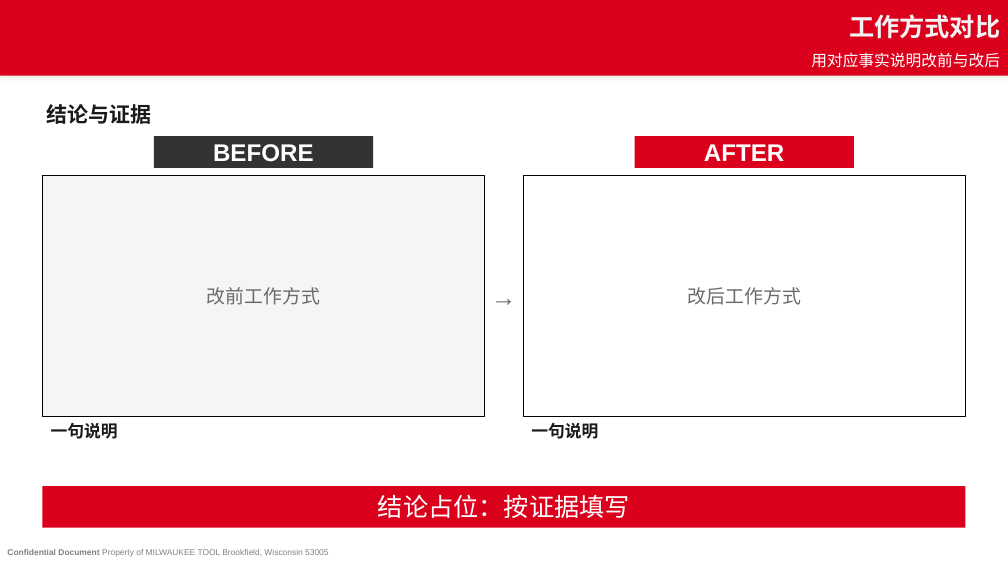
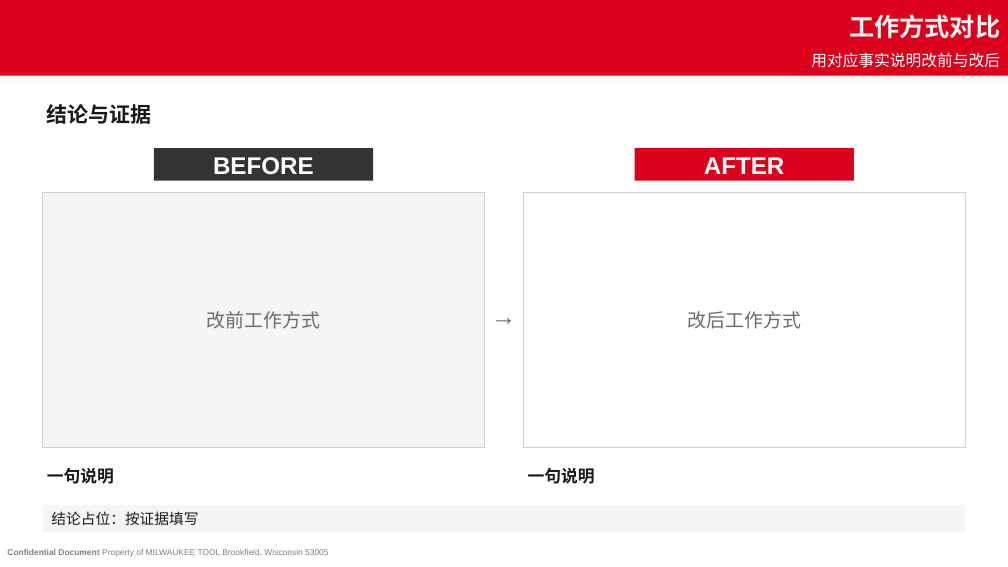
Before and after one commit to WangYiTao0/myskills, a slide deck: slide 4 of skills/milwaukee-ppt/assets/MS_Template.pptx. Drawn at 1008x567 pixels with LibreOffice and Linux fonts; fonts in the diff are those of the drawing; background and template pictures are left out. Boxes give left, top, right and bottom in pixels: in the first picture for what was removed or moved away, otherwise in the second. Text is boxed around its words. In the diff, an @@ line names an element or a change of style, - is before the commit and + after.

```diff
--- a/skills/milwaukee-ppt/assets/MS_Template.pptx
+++ b/skills/milwaukee-ppt/assets/MS_Template.pptx
@@ text "BEFORE": place and size @@
-text "BEFORE" at (154, 136, 374, 168)
+text "BEFORE" at (154, 148, 374, 181)
@@ text "AFTER": place and size @@
-text "AFTER" at (634, 136, 854, 168)
+text "AFTER" at (634, 148, 854, 181)
@@ rectangle: place and size @@
-rectangle at (42, 175, 485, 417)
+rectangle at (42, 193, 485, 448)
@@ rectangle at (42, 193, 485, 448): outline #000000 0.75 pt to #D0D0D0 1 pt @@
@@ rectangle at (523, 193, 966, 448): outline #000000 0.75 pt to #D0D0D0 1 pt @@
@@ rectangle: place and size @@
-rectangle at (523, 175, 966, 417)
+rectangle at (523, 193, 966, 448)
@@ text "改前工作方式": place and size @@
-text "改前工作方式" at (207, 287, 320, 305)
+text "改前工作方式" at (207, 311, 320, 329)
@@ text "改后工作方式": place and size @@
-text "改后工作方式" at (688, 287, 801, 305)
+text "改后工作方式" at (688, 311, 801, 329)
@@ text "→": place and size @@
-text "→" at (486, 278, 522, 315)
+text "→" at (486, 296, 522, 334)
@@ text "一句说明": place and size @@
-text "一句说明" at (51, 423, 118, 439)
+text "一句说明" at (47, 468, 114, 484)
@@ text "一句说明" at (47, 468, 114, 484): vertical alignment top to middle @@
@@ text "一句说明" at (528, 468, 595, 484): vertical alignment top to middle @@
@@ text "一句说明": place and size @@
-text "一句说明" at (531, 423, 598, 439)
+text "一句说明" at (528, 468, 595, 484)
@@ rectangle "结论占位：按证据填写": place and size @@
-rectangle "结论占位：按证据填写" at (42, 486, 966, 528)
+rectangle "结论占位：按证据填写" at (42, 505, 966, 532)
@@ rectangle "结论占位：按证据填写" at (42, 505, 966, 532): size 24 to 14 pt, text colour #FFFFFF to #1A1A1A; alignment centre to left; fill #DB011C to #F5F5F5 @@
```
Also in this commit, not shown: 4 other files.
